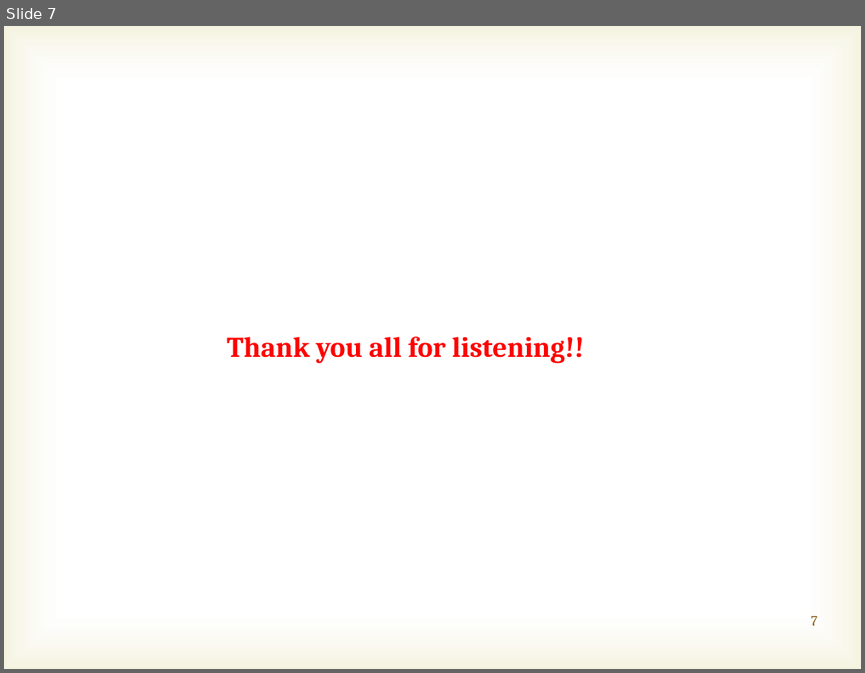
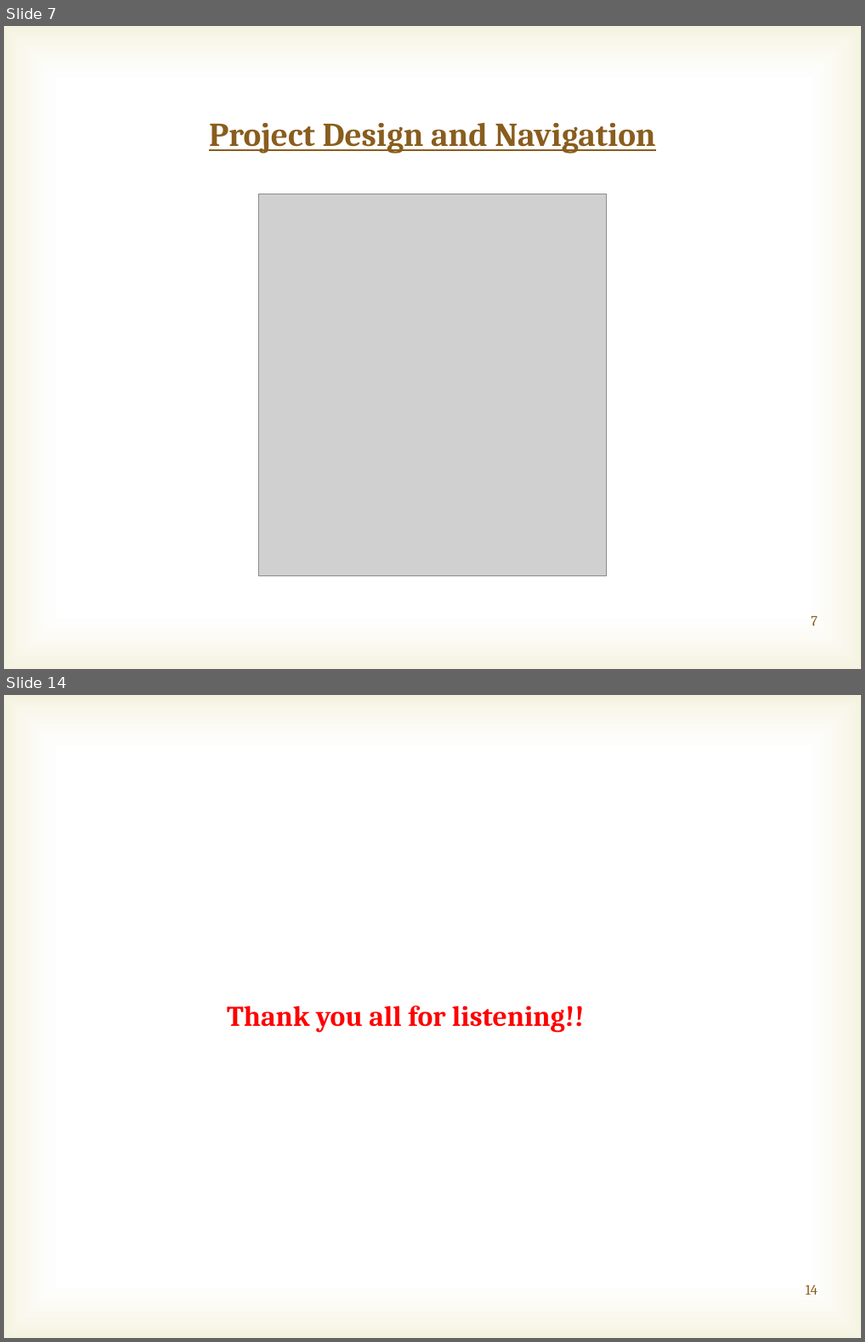
Before and after one commit to marcusvsilveira/lehman-android, a slide deck: Initial_presentation/Initial presentation.pptx. Shown one above the other, each under a label of ours: slide 7 before the commit, slides 7 and 14 after it; the slides between them are not shown. The pictures are 865x673 and 865x1342 pixels, drawn with LibreOffice and Linux fonts; fonts in the diff are those of the drawing; grey boxes stand for pictures; background and template pictures are left out. Boxes give left, top, right and bottom in pixels: in the first picture for what was removed or moved away, otherwise in the second. Text is boxed around its words. In the diff, an @@ line names an element or a change of style, - is before the commit and + after.

```diff
--- a/Initial_presentation/Initial presentation.pptx
+++ b/Initial_presentation/Initial presentation.pptx
@@ slide 7 added at <box>4,26,861,669</box>, background picture (left out); not listed: 1 template element that a slide beside it also shows @@
@@ title added at <box>209,122,655,154</box>, 28 pt, text #895D1D, bold, underline @@
+Project Design and Navigation
@@ picture added at <box>258,194,607,576</box> @@
@@ page number added at <box>811,615,817,625</box>, 12 pt, text #895D1D @@
+7
@@ what was slide 7 is now slide 14 @@
@@ page number at <box>806,1284,817,1294</box>: text changed @@
-7
+14
```
Also in this commit, not shown: 6 slides changed, 6 other slides added.
